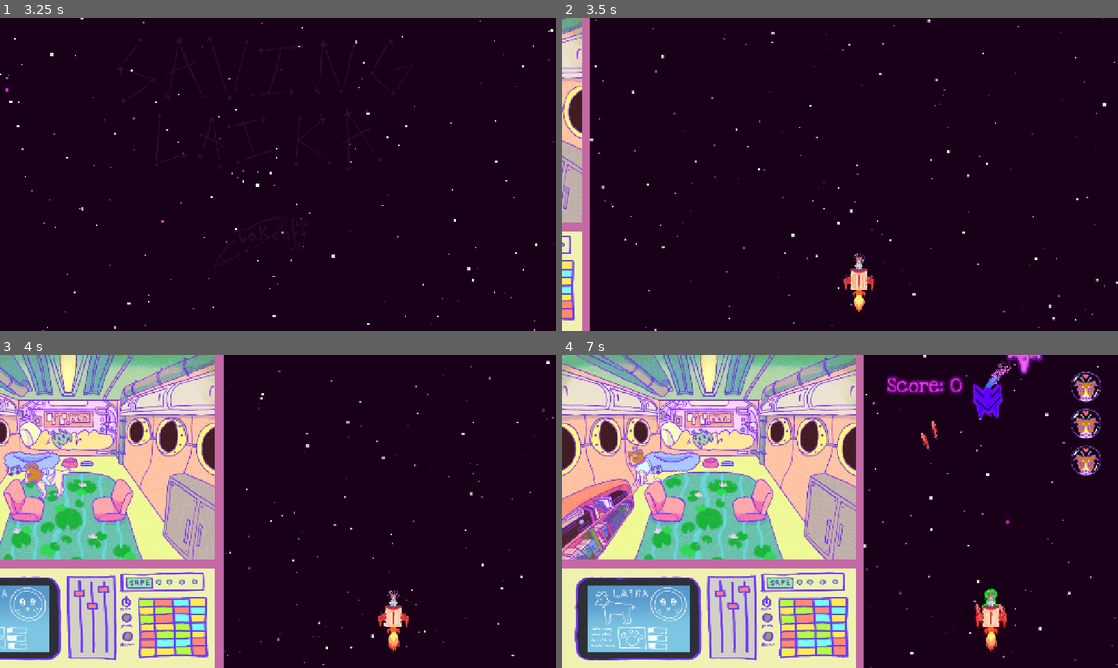
Above: before the commit, frames 1-4 (two rows, left to right).
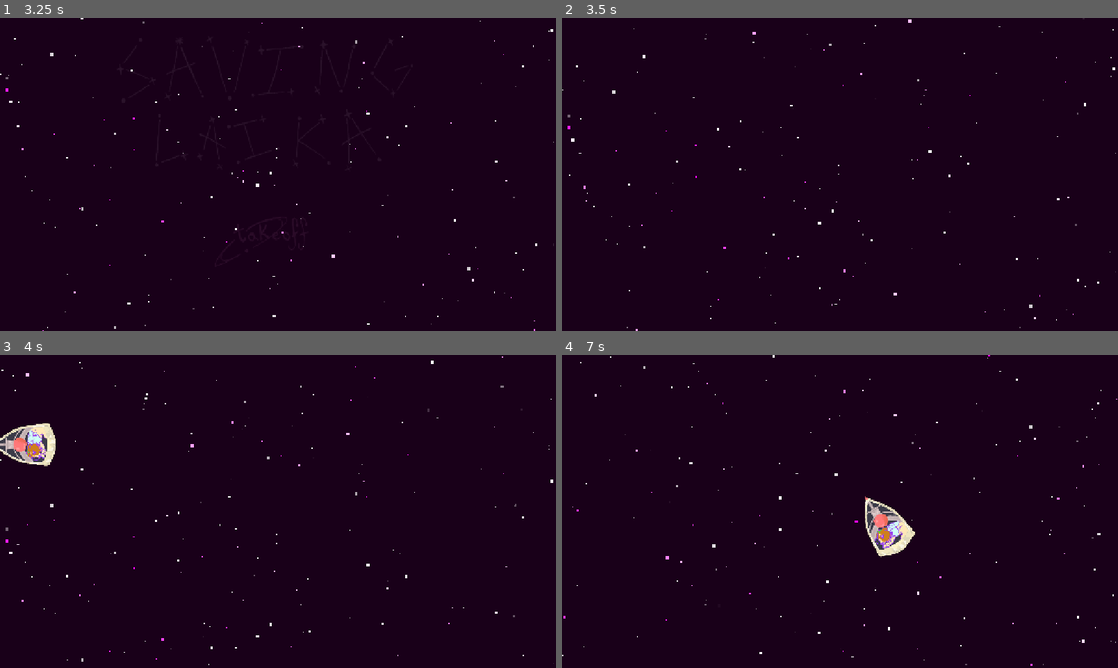
Above: after the commit, the same moments.

Repository: AverySimmons/Laika
Game: Godot game, scene res://01_Source/00_Main/00_Root/root_manager.tscn
The game is run twice, just before and just after one commit, with the same random seed, the same clock (stepped at 60 frames per second) and the same inputs. Video files are missing from this copy of the repository; at most half a second of black plays in their place.
Inputs (mouse positions are in pixels of both pictures, inside the frame that each line leads up to):
- Up to frame 1 (3.25 s): move the mouse to (400, 158) at 0.52 s; press the mouse at (400, 158) at 0.53 s; hold Right (arrow_right) 0.53-1.28 s; move the mouse to (166, 190) at 1.27 s; release the mouse at (166, 190) at 1.28 s; hold Down (arrow_down) 1.28-2.03 s; click (166, 190) at 1.35 s; move the mouse to (333, 105) at 2.02 s; press the mouse at (333, 105) at 2.03 s; hold Right (arrow_right) 2.03-2.78 s; move the mouse to (250, 237) at 2.77 s; release the mouse at (250, 237) at 2.78 s; hold Up (arrow_up) from 2.78 s (still down); click (250, 237) at 2.85 s
- Up to frame 2 (3.5 s): keep holding Up (arrow_up)
- Up to frame 3 (4 s): move the mouse to (444, 558) at 3.52 s; release Up (arrow_up) at 3.53 s; press the mouse at (444, 558) at 3.53 s; hold Left (arrow_left) from 3.53 s (still down)
- Up to frame 4 (7 s): move the mouse to (673, 464) at 4.27 s; release the mouse at (673, 464) at 4.28 s; click (673, 464) at 4.35 s; move the mouse to (867, 511) at 5.02 s; release Left (arrow_left) at 5.03 s; press the mouse at (867, 511) at 5.03 s; hold Down (arrow_down) 5.03-5.78 s; move the mouse to (756, 433) at 5.77 s; release the mouse at (756, 433) at 5.78 s; hold Right (arrow_right) 5.78-6.53 s; click (756, 433) at 5.85 s; move the mouse to (962, 495) at 6.52 s; press the mouse at (962, 495) at 6.53 s; hold Up (arrow_up) from 6.53 s (still down)

Frame 1 is identical in both runs. In frame 2, 6.0% of the frame differs, in the area x 0-100%, y 0-100%; in frame 3, 41%; in frame 4, 59%.

Commit message:
a little fix for my friends !!

Diff:
--- a/01_Source/00_Main/00_Root/root_manager.gd
+++ b/01_Source/00_Main/00_Root/root_manager.gd
@@ -20,7 +20,7 @@
 
 @onready var space: Node2D
 
-var cutscene_has_played = true
+var cutscene_has_played = false
 
 var _current_node : Node
 var _settings_node : Node
--- a/01_Source/03_Space/00_Level/enemy_spawner.gd
+++ b/01_Source/03_Space/00_Level/enemy_spawner.gd
@@ -7,7 +7,7 @@
 # Wave Spawning ====================================================================================
 var wave_size: int = 8
 var wave_spawn_time: float = 4
-var wave_spawn_timer: float = 0
+var wave_spawn_timer: float = 12
 var time_between_enemies: float = 0.5
 
 @onready var ranged_enemy: PackedScene = preload("res://01_Source/03_Space/02_Enemies/ranged_enemy.tscn")
